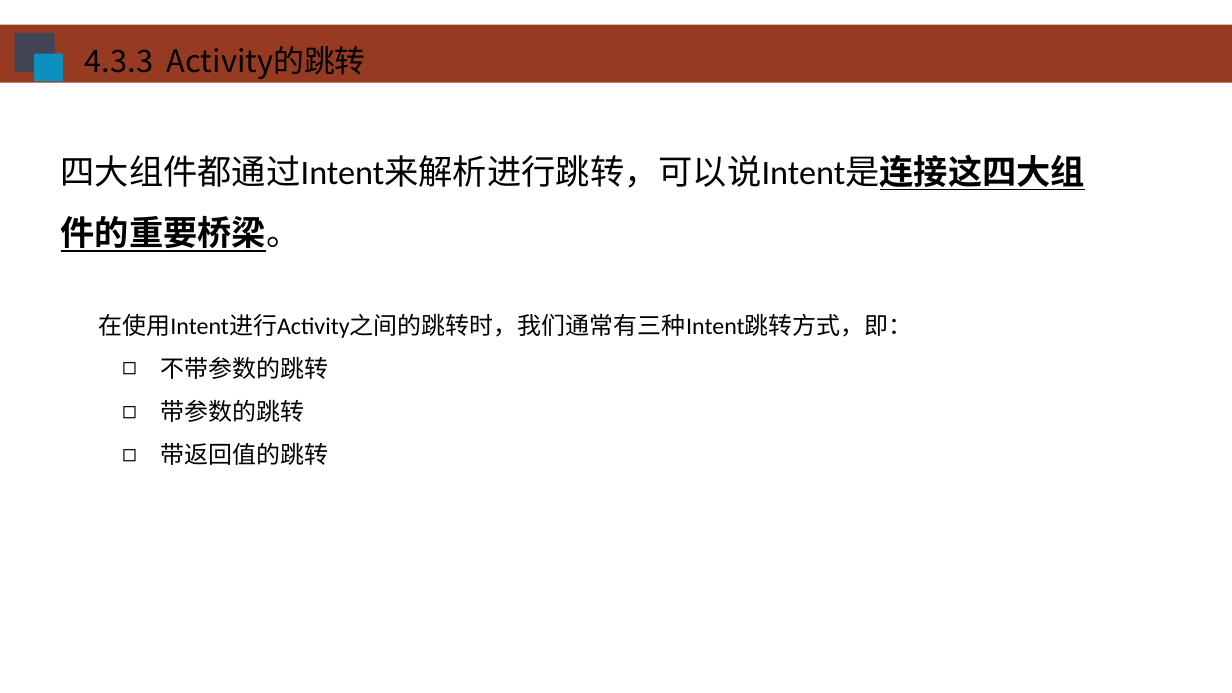
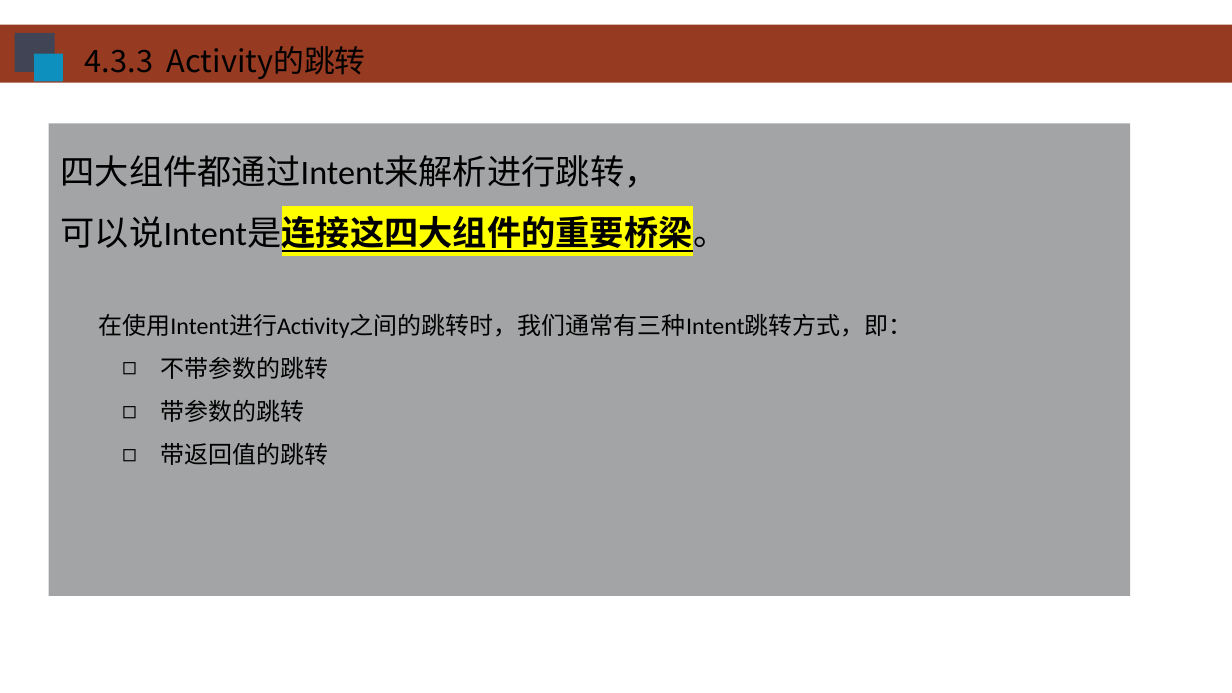
Before and after one commit to HBU/Android-PPT, a slide deck: slide 21 of 04.0 -- 活动-意图-- 第04章.pptx (slide 28 before the commit). Drawn at 1232x693 pixels with LibreOffice and Linux fonts; fonts in the diff are those of the drawing; background and template pictures are left out. Boxes give left, top, right and bottom in pixels: in the first picture for what was removed or moved away, otherwise in the second. Text is boxed around its words. In the diff, an @@ line names an element or a change of style, - is before the commit and + after.

```diff
--- a/04.0 -- 活动-意图-- 第04章.pptx
+++ b/04.0 -- 活动-意图-- 第04章.pptx
@@ rectangle "四大组件都通过Intent来解析进行跳转，": place and size @@
-rectangle "四大组件都通过Intent来解析进行跳转，" at (61, 155, 1086, 465)
+rectangle "四大组件都通过Intent来解析进行跳转，" at (48, 123, 1130, 596)
@@ rectangle "四大组件都通过Intent来解析进行跳转，" at (48, 123, 1130, 596): fill none to #494B4D at 50% opacity @@
@@ text in rectangle at (61, 155, 728, 255): text changed @@
-四大组件都通过Intent来解析进行跳转，可以说Intent是连接这四大组件的重要桥梁。
+四大组件都通过Intent来解析进行跳转，
+可以说Intent是连接这四大组件的重要桥梁。
```
Also in this commit, not shown: 19 other slides changed, 4 slides added, 15 slides removed, 3 other files.
